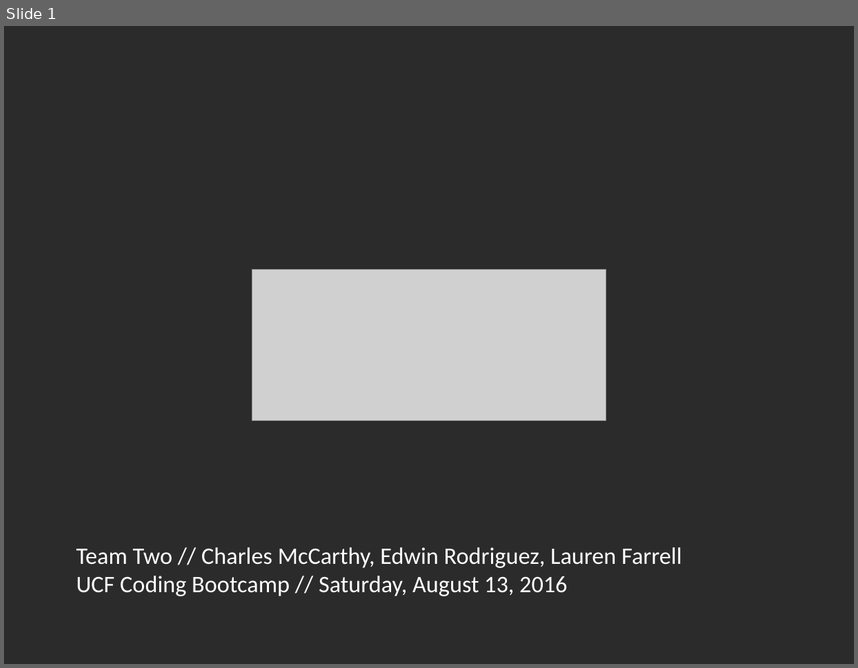
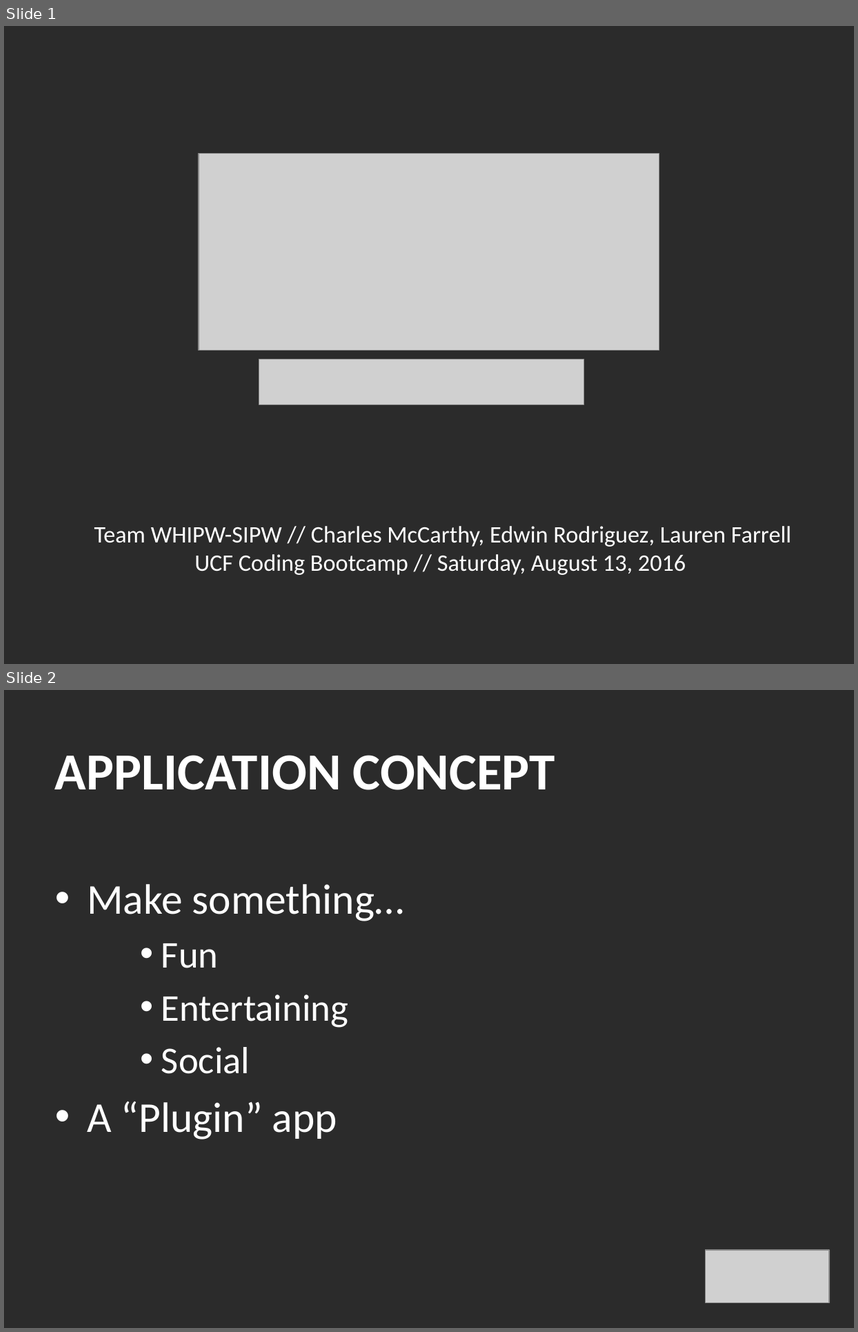
Before and after one commit to MrEdwinRodriguez/projectone, a slide deck: karaoke-roulette.pptx. Shown one above the other, each under a label of ours: slide 1 before the commit, slides 1 and 2 after it. The pictures are 858x668 and 858x1332 pixels, drawn with LibreOffice and Linux fonts; fonts in the diff are those of the drawing; grey boxes stand for pictures; background and template pictures are left out; a plain dark background stands for a picture behind light text. Boxes give left, top, right and bottom in pixels: in the first picture for what was removed or moved away, otherwise in the second. Text is boxed around its words. In the diff, an @@ line names an element or a change of style, - is before the commit and + after.

```diff
--- a/karaoke-roulette.pptx
+++ b/karaoke-roulette.pptx
@@ slide 2 added at (4,690,854,1328), background picture (left out) @@
@@ title added at (55,755,555,790), 44 pt, text #FFFFFF, bold @@
+APPLICATION CONCEPT
@@ text added at (87,884,404,1139), 36 pt, text #FFFFFF @@
+• Make something…
+    • Fun
+    • Entertaining
+    • Social
+• A “Plugin” app
@@ picture added at (705,1250,829,1302) @@
@@ slide 1 changed as well @@
@@ picture: place and size @@
-picture at (252,269,606,419)
+picture at (199,154,660,350)
@@ picture added at (259,359,584,404) @@
@@ text "Team WHIPW-SIPW // Charles McCarthy, ...": place and size @@
-text "Team WHIPW-SIPW // Charles McCarthy, ..." at (76,547,682,596)
+text "Team WHIPW-SIPW // Charles McCarthy, ..." at (94,526,791,575)
@@ text at (94,526,791,546): text changed @@
-Team Two // Charles McCarthy, Edwin Rodriguez, Lauren Farrell
+Team WHIPW-SIPW // Charles McCarthy, Edwin Rodriguez, Lauren Farrell
@@ text at (194,554,686,575): alignment left to centre @@
```
Also in this commit, not shown: 8 other slides added, 5 other files.
